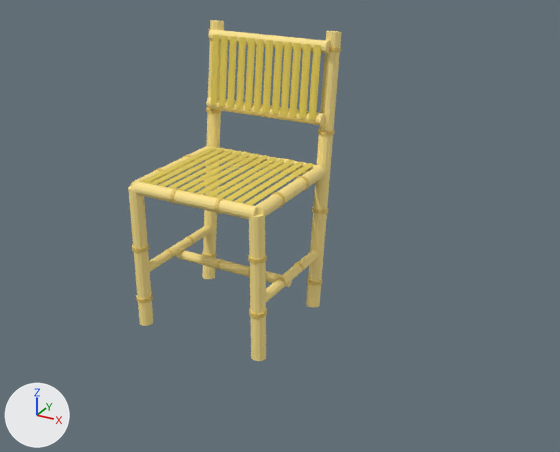
Renders of the glTF model silla.glb from each side of a commit.
Both versions are drawn from a camera (50 mm lens) standing at (1.178, -1.833, 1.254) and looking at (0.192, -0.04, 0.358). Arrows for +X, +Y and +Z are at lower left; the lights stay in place. The older version comes first. Mesh edges are drawn as thin lines on the coarser meshes. Where no turn or scale is listed for an object, it has been applied to the vertices.

In view in the first picture: 'esterilla', 'esterilla.001', 'estructura.008', 'estructura.009', 'estructura.011', 'nudos', 'nudos.003', 'nudos.007', 'nudos.009', 'nudos.012', 'nudos.016', 'nudos.021' and 13 more.
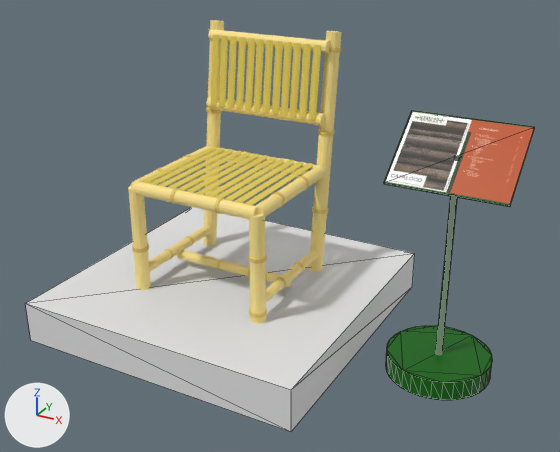
The edits, one by one:
Picture 'sin título' (img_sin_título) is new.
Material 'Material' (mat_material) is new.
Its base color is (0.000397, 0.131, 0.0) (dark green #016500).
Material 'Material.003' (mat_material_003) is new.
Its texture is img_sin_título.
Mesh me_cube_001 is new.
It has 136 vertices, 260 faces and spans x 0.519..0.836, y -0.145..0.145, z 0.003..0.711.
Faces by material slot: [258, 2].
It uses material mat_material (dark green #016500).
It uses material mat_material_003 (picture img_sin_título).
Mesh me_cube is new.
It is a box spanning x -0.443..0.443, y -0.439..0.439, z -0.063..0.063.
Object 'Cube.001' (ob_cube_001) is new; it shows me_cube_001.
Its location is (0.0, 0.0, 0.0).
Object 'Cube' (ob_cube) is new; it shows me_cube.
Its location is (0.0, 0.0, 0.064).

Location of each change, [x1, y1, x2, y2] in pixels of the pictures (560 x 452 px):
'Cube', added: after [26, 207, 415, 432]
'Cube.001', added: after [384, 110, 535, 400]
    faces in mat_material_003 (picture img_sin_título): [384, 110, 534, 205]
    faces in mat_material (dark green #016500): [384, 127, 535, 400]
